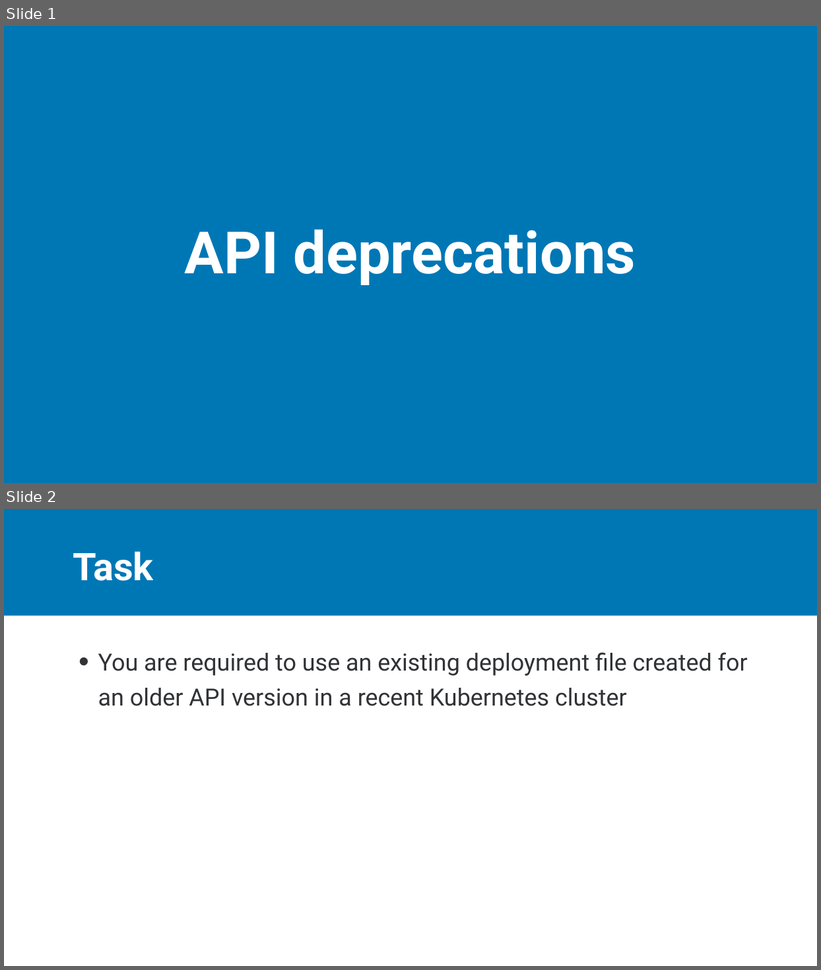
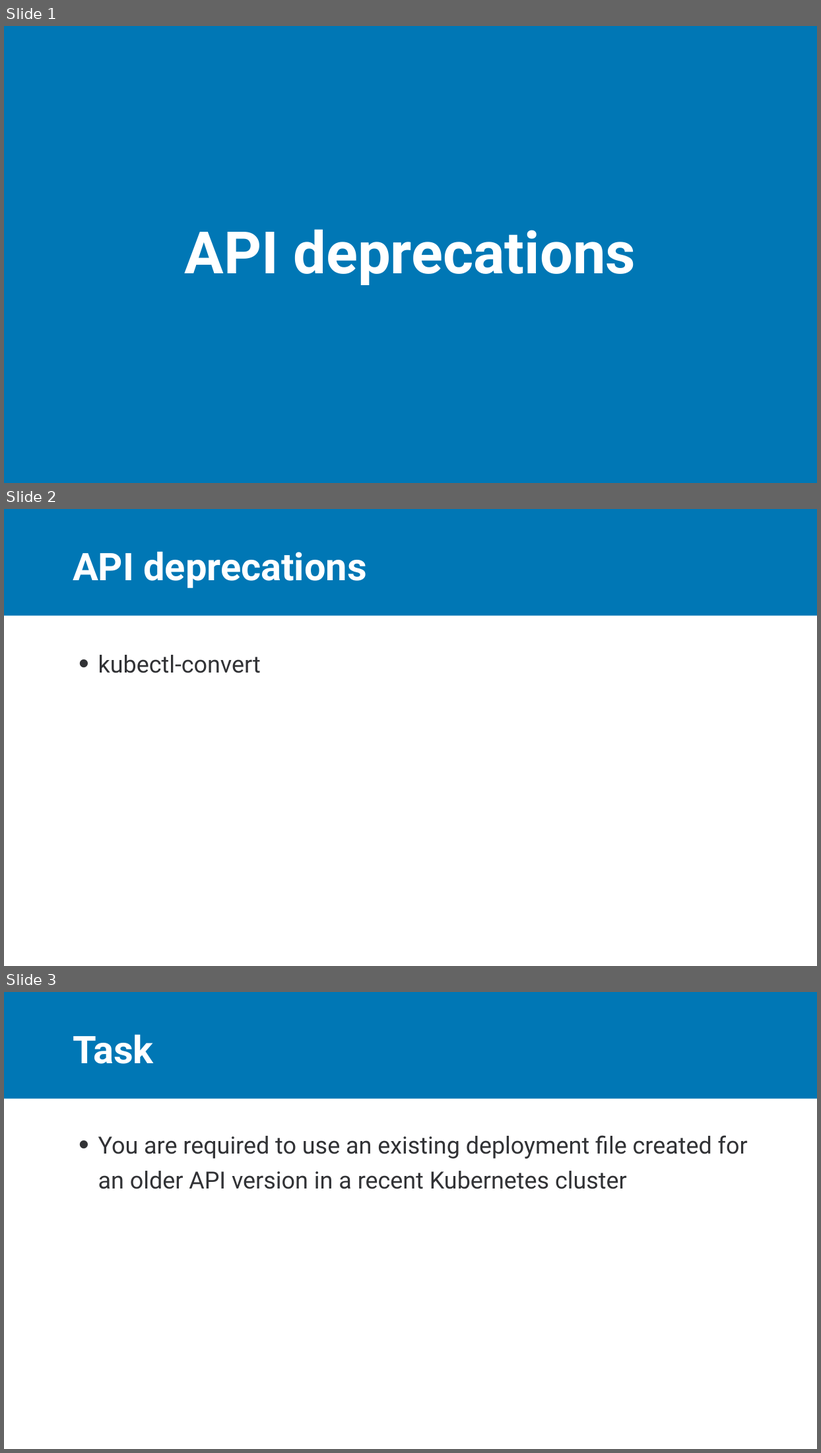
Before and after one commit to rdiazconcha/ckad-exam-prep, a slide deck: chapter-03/01-apideprecations/03_01_apideprecations.pptx. Shown one above the other, each under a label of ours: slides 1 and 2 before the commit, slides 1, 2 and 3 after it. The pictures are 821x970 and 821x1453 pixels, drawn with LibreOffice and Linux fonts; fonts in the diff are those of the drawing. Boxes give left, top, right and bottom in pixels: in the first picture for what was removed or moved away, otherwise in the second. Text is boxed around its words. In the diff, an @@ line names an element or a change of style, - is before the commit and + after.

```diff
--- a/chapter-03/01-apideprecations/03_01_apideprecations.pptx
+++ b/chapter-03/01-apideprecations/03_01_apideprecations.pptx
@@ slide 2 added at (x1=4, y1=509, x2=817, y2=966), background #FFFFFF; not listed: 1 template element that a slide beside it also shows @@
@@ title added at (x1=73, y1=551, x2=366, y2=588), 45 pt, text #FFFFFF, bold @@
+API deprecations
@@ text added at (x1=98, y1=655, x2=261, y2=673), 28 pt, text #313235 @@
+• kubectl-convert
@@ what was slide 2 is now slide 3 @@
```
Also in this commit, not shown: 3 other files.
